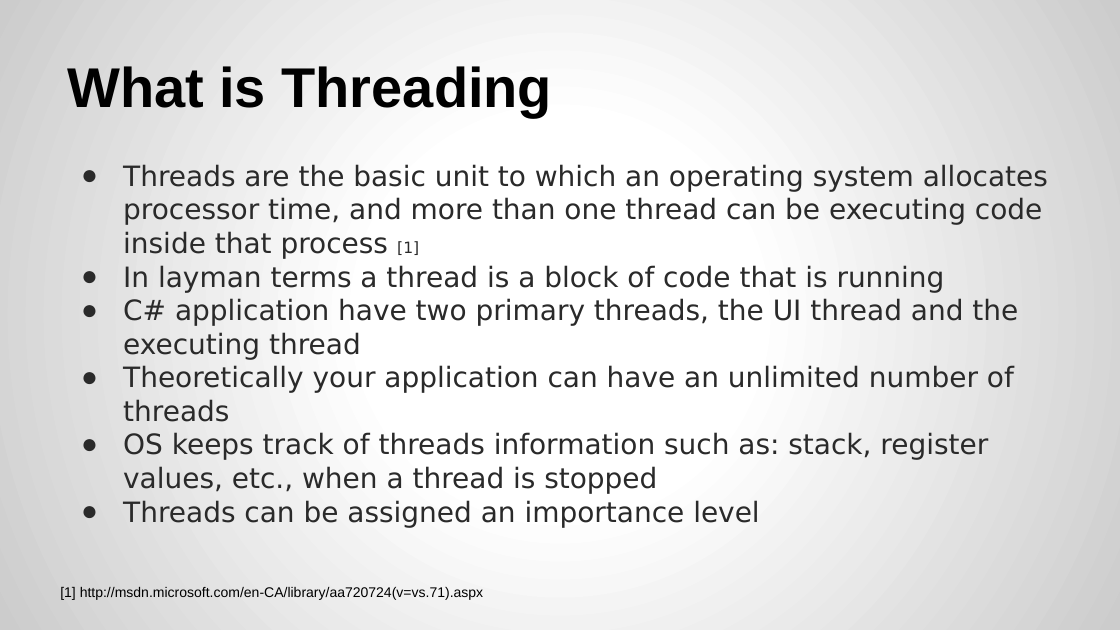
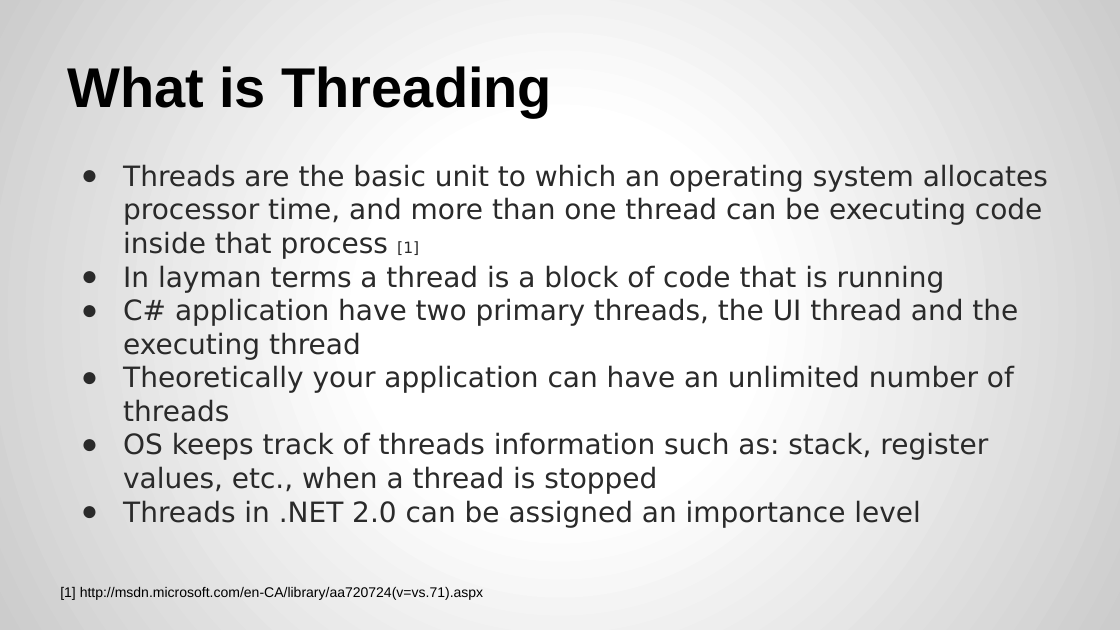
Before and after one commit to CSharpDevConnect/CSharpThreading01, a slide deck: slide 6 of C# Threading.pptx (slide 5 before the commit). Drawn at 1120x630 pixels with LibreOffice and Linux fonts; fonts in the diff are those of the drawing. Boxes give left, top, right and bottom in pixels: in the first picture for what was removed or moved away, otherwise in the second. Text is boxed around its words. In the diff, an @@ line names an element or a change of style, - is before the commit and + after.

```diff
--- a/C# Threading.pptx
+++ b/C# Threading.pptx
@@ text at <box>123,500,920,528</box>: text changed @@
-● Threads can be assigned an importance level
+● Threads in .NET 2.0 can be assigned an importance level
```
Also in this commit, not shown: 6 other slides changed, 7 slides added, 2 slides removed, 2 other files.
